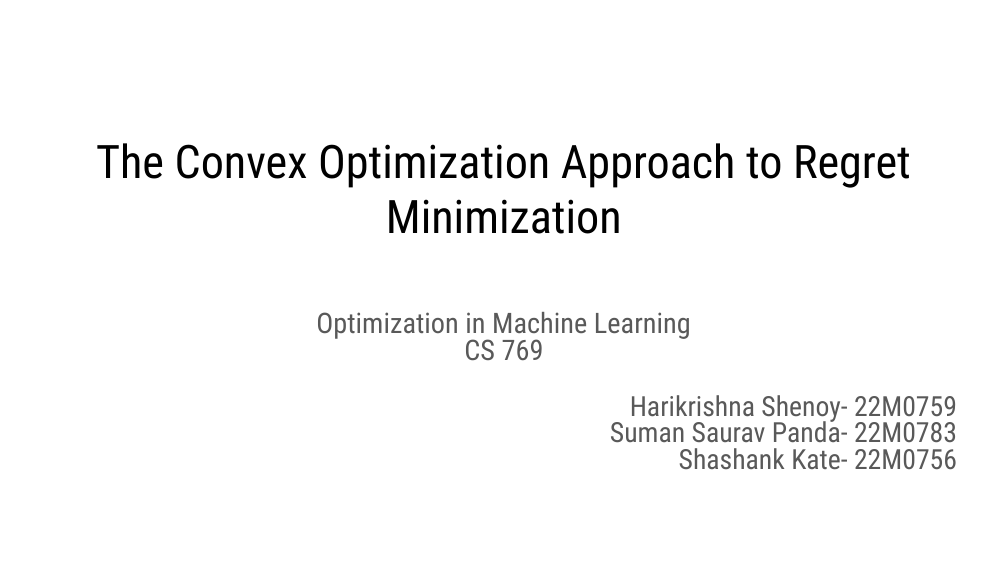
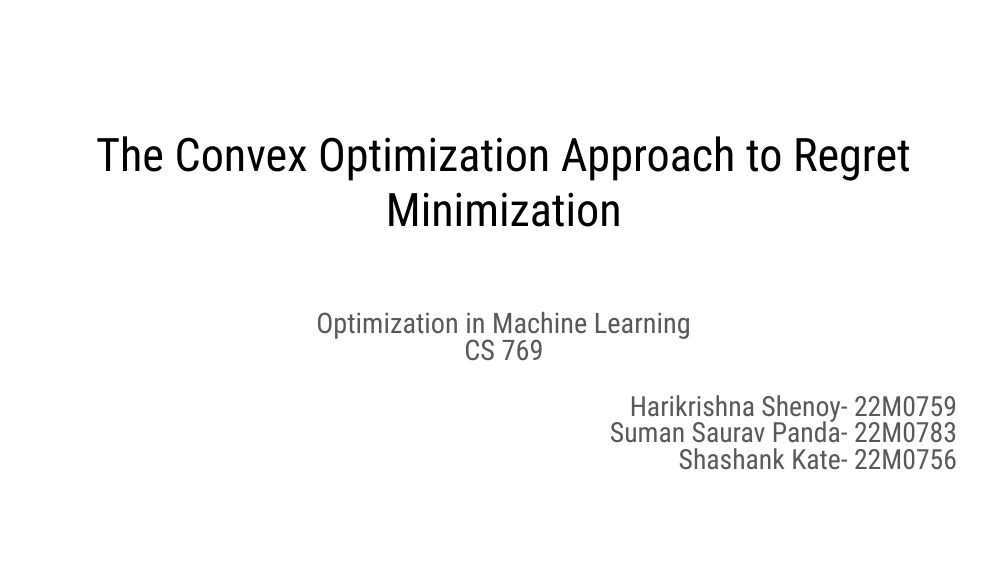
Before and after one commit to master-hkshenoycse/online_portfolio_risk_manager, a slide deck: slide 1 of 769_Project_Final.pptx. Drawn at 1008x567 pixels with LibreOffice and Linux fonts; fonts in the diff are those of the drawing. Boxes give left, top, right and bottom in pixels: in the first picture for what was removed or moved away, otherwise in the second. Text is boxed around its words. In the diff, an @@ line names an element or a change of style, - is before the commit and + after.

Commit message:
Final commit

```diff
--- a/769_Project_Final.pptx
+++ b/769_Project_Final.pptx
@@ title "The Convex Optimization Approach to ...": place and size @@
-title "The Convex Optimization Approach to ..." at (96,143,911,234)
+title "The Convex Optimization Approach to ..." at (96,136,911,227)
```
